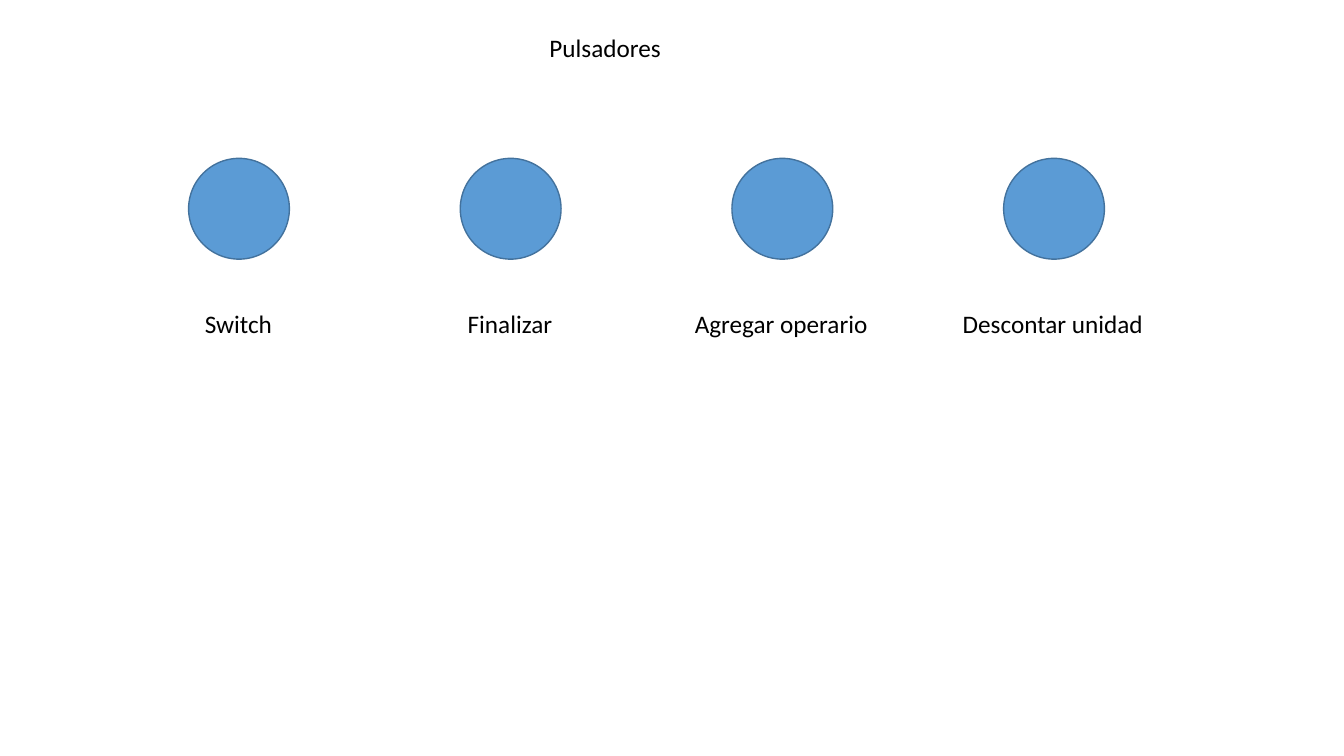
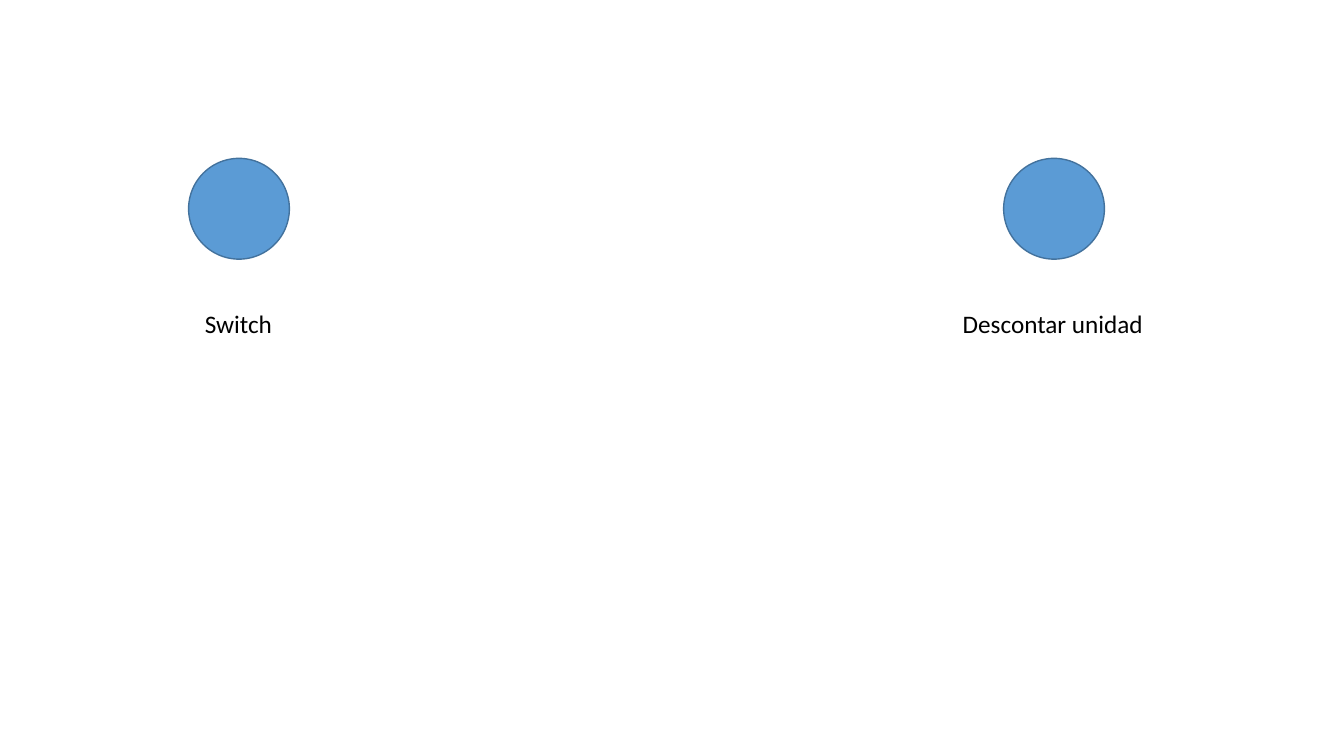
Before and after one commit to mateososter/Actualizacion_troqueladora, a slide deck: slide 2 of Diagramas.pptx. Drawn at 1344x756 pixels with LibreOffice and Linux fonts; fonts in the diff are those of the drawing. Boxes give left, top, right and bottom in pixels: in the first picture for what was removed or moved away, otherwise in the second. Text is boxed around its words. In the diff, an @@ line names an element or a change of style, - is before the commit and + after.

```diff
--- a/Diagramas.pptx
+++ b/Diagramas.pptx
@@ text removed at box(549, 39, 660, 58) @@
-Pulsadores
@@ ellipse removed at box(461, 158, 562, 259) @@
@@ ellipse removed at box(732, 158, 833, 259) @@
@@ text removed at box(468, 315, 553, 334) @@
-Finalizar
@@ text removed at box(695, 315, 867, 338) @@
-Agregar operario
```
Also in this commit, not shown: 1 slide added, 1 slide removed, 7 other files.
